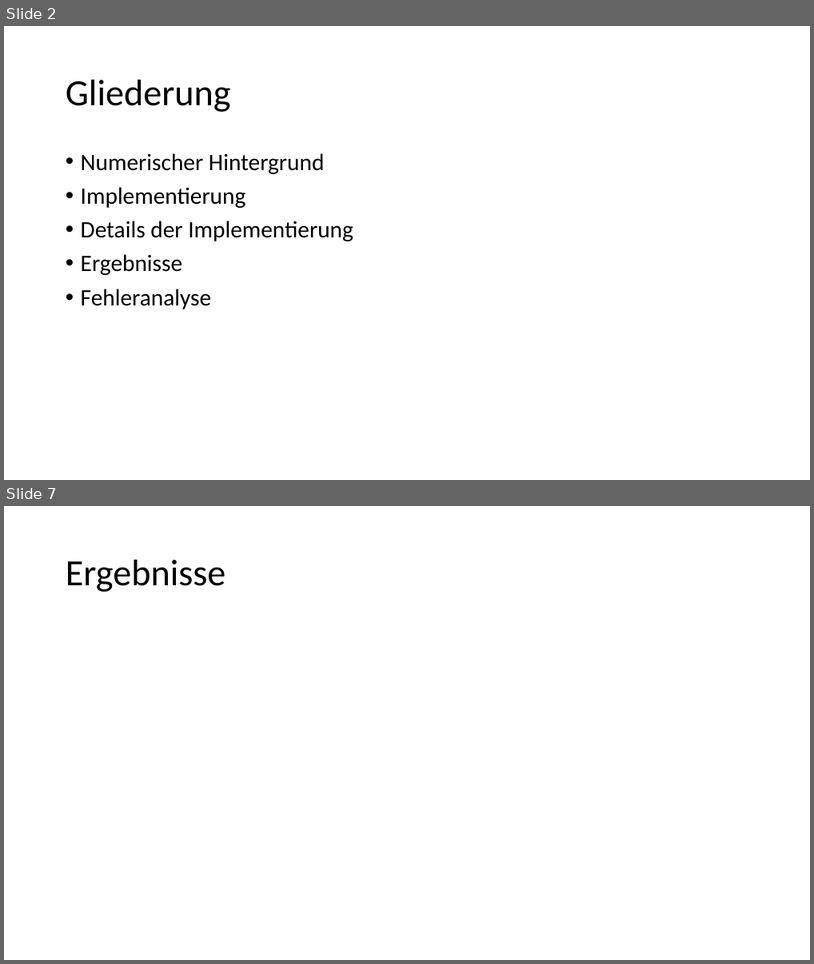
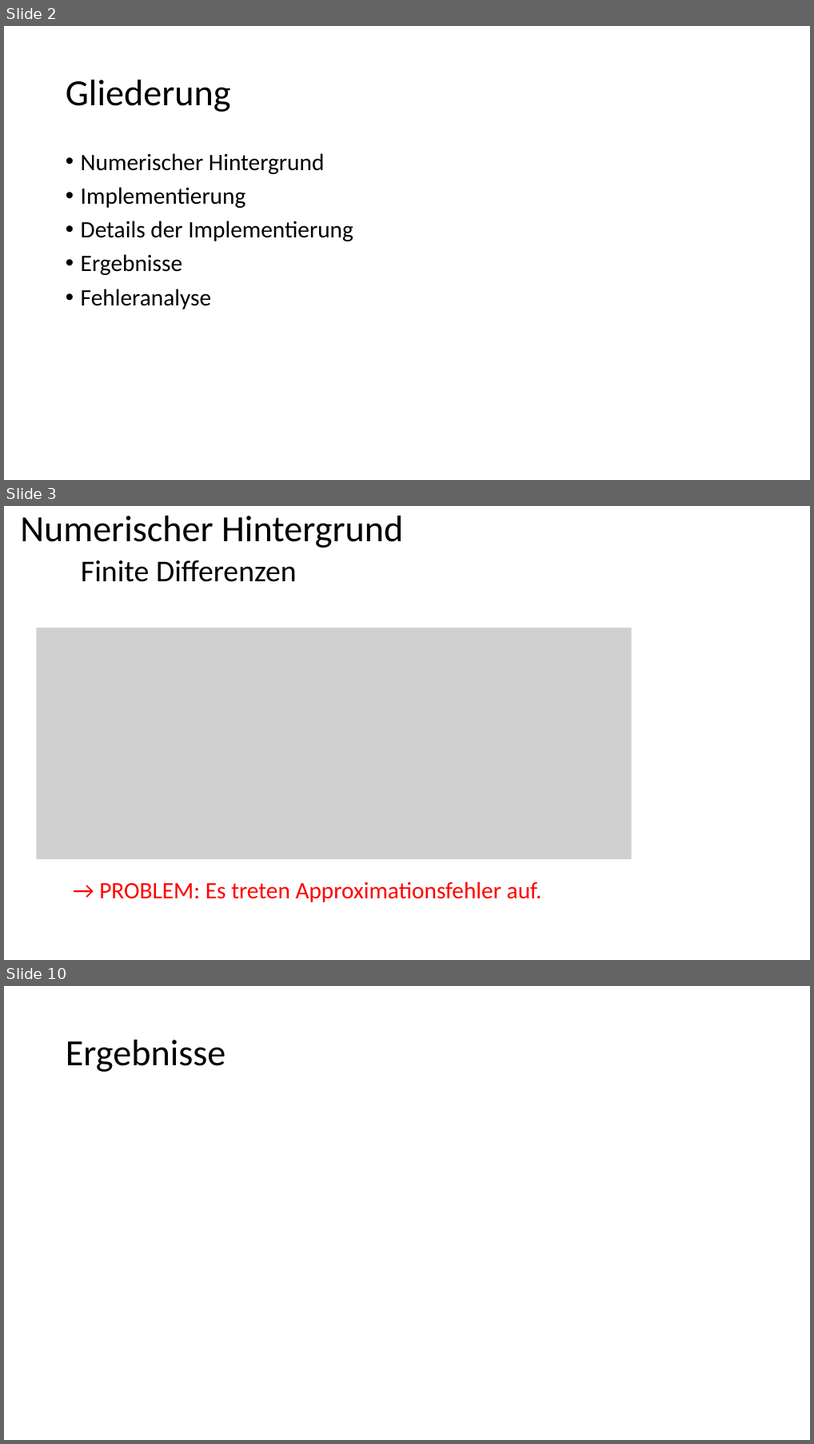
Before and after one commit to JMennenga/Numerik, a slide deck: Wirbelströmungen.pptx. Shown one above the other, each under a label of ours: slides 2 and 7 before the commit, slides 2, 3 and 10 after it; the slides between them are not shown. The pictures are 814x964 and 814x1444 pixels, drawn with LibreOffice and Linux fonts; fonts in the diff are those of the drawing; grey boxes stand for pictures. Boxes give left, top, right and bottom in pixels: in the first picture for what was removed or moved away, otherwise in the second. Text is boxed around its words. In the diff, an @@ line names an element or a change of style, - is before the commit and + after.

```diff
--- a/Wirbelströmungen.pptx
+++ b/Wirbelströmungen.pptx
@@ slide 3 added at [4,506,810,960], background #FFFFFF @@
@@ title added at [20,516,403,582], 44 pt, text #000000 @@
+Numerischer Hintergrund
+Finite Differenzen
@@ picture added at [37,628,632,859] @@
@@ text added at [99,881,542,902], 28 pt, text #FF0000 @@
+→ PROBLEM: Es treten Approximationsfehler auf.
@@ what was slide 7 is now slide 10 @@
```
Also in this commit, not shown: 3 slides changed, 6 other slides added, 2 slides removed.
